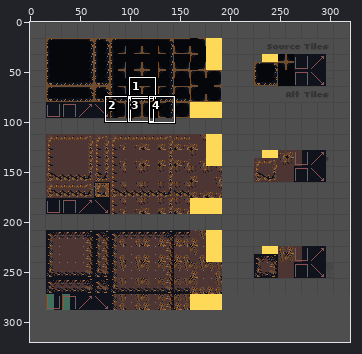
File history of a pixel-art file, addons/reptile/assets/topdown/cave_floor_pit_tiles-16.aseprite. The first picture is a wide view before the edit; the outline marks the close-up.
Close-up. Before the commit:
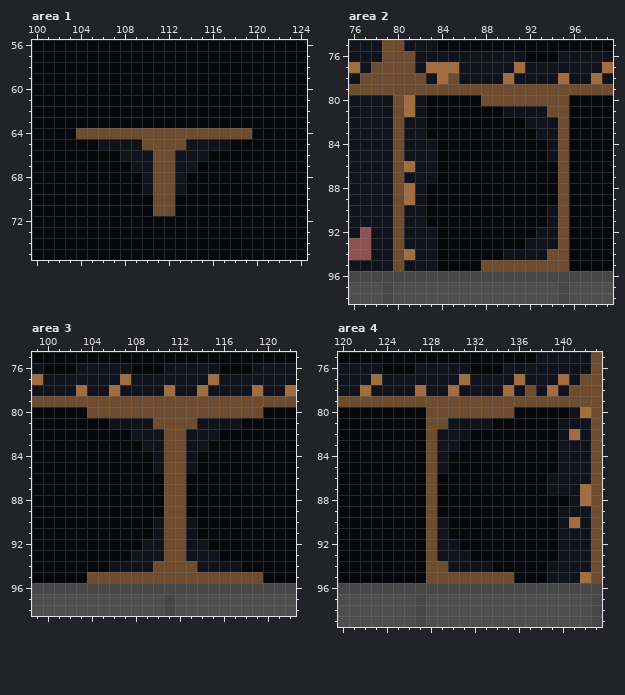
320x320 pixels, 1 frame. Colours within 5 levels of each other are drawn and written as one. Shown: area 1: x 100..124, y 56..75; area 2: x 76..99, y 75..98; area 3: x 99..122, y 75..98; area 4: x 120..143, y 75..99. The commit also changed other parts of the picture, which this record leaves out.
The result:
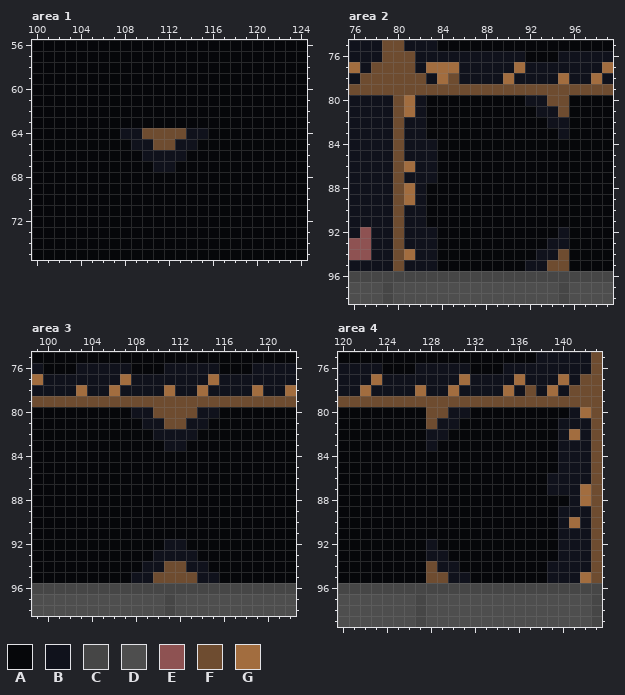
Palette (. is transparent): A #06070a  B #10121c  C #464646  D #4e4e4e  E #8e5252  F #6e4c30  G #a26d3f
The exact change:
--- area 1, layer "TILES"
@@ x 100..124 @@
 63 AAAAAAAAAAAAAAAAAAAAAAAAA
-64 AAAAFFFFFFFFFFFFFFFFAAAAA
-65 AAAAAABBBBFFFFBBBBAAAAAAA
-66 AAAAAAAABBBFFBBBAAAAAAAAA
-67 AAAAAAAAABBFFBBAAAAAAAAAA
-68 AAAAAAAAAABFFBAAAAAAAAAAA
-69 AAAAAAAAAABFFBAAAAAAAAAAA
-70 AAAAAAAAAAAFFAAAAAAAAAAAA
-71 AAAAAAAAAAAFFAAAAAAAAAAAA
+64 AAAAAAAABBFFFFBBAAAAAAAAA
+65 AAAAAAAAABBFFBBAAAAAAAAAA
+66 AAAAAAAAAABBBBAAAAAAAAAAA
+67 AAAAAAAAAAABBAAAAAAAAAAAA
+68 AAAAAAAAAAAAAAAAAAAAAAAAA
+69 AAAAAAAAAAAAAAAAAAAAAAAAA
+70 AAAAAAAAAAAAAAAAAAAAAAAAA
+71 AAAAAAAAAAAAAAAAAAAAAAAAA
 72 AAAAAAAAAAAAAAAAAAAAAAAAA
--- area 2, layer "TILES"
@@ x 86..97 @@
 79 FFFFFFFFFFFF
-80 AAFFFFFFFFAA
-81 AAAABBBBFFAA
-82 AAAAAABBBFAA
-83 AAAAAAABBFAA
-84 AAAAAAAABFAA
-85 AAAAAAAABFAA
-86 AAAAAAAAAFAA
-87 AAAAAAAAAFAA
-88 AAAAAAAAAFAA
-89 AAAAAAAAAFAA
-90 AAAAAAAABFAA
-91 AAAAAAAABFAA
-92 AAAAAAABBFAA
-93 AAAAAABBBFAA
-94 AAAABBBBFFAA
-95 AAFFFFFFFFAA
+80 AAAAAABBFFAA
+81 AAAAAAABBFAA
+82 AAAAAAAABBAA
+83 AAAAAAAAABAA
+84 AAAAAAAAAAAA
+85 AAAAAAAAAAAA
+86 AAAAAAAAAAAA
+87 AAAAAAAAAAAA
+88 AAAAAAAAAAAA
+89 AAAAAAAAAAAA
+90 AAAAAAAAAAAA
+91 AAAAAAAAAAAA
+92 AAAAAAAAABAA
+93 AAAAAAAABBAA
+94 AAAAAAABBFAA
+95 AAAAAABBFFAA
 96 CCCCCCCCCCCC
--- area 3, layer "TILES"
@@ x 99..122 @@
 79 FFFFFFFFFFFFFFFFFFFFFFFF
-80 AAAAAFFFFFFFFFFFFFFFFAAA
-81 AAAAAAABBBBFFFFBBBBAAAAA
-82 AAAAAAAAABBBFFBBBAAAAAAA
-83 AAAAAAAAAABBFFBBAAAAAAAA
-84 AAAAAAAAAAABFFBAAAAAAAAA
-85 AAAAAAAAAAABFFBAAAAAAAAA
-86 AAAAAAAAAAAAFFAAAAAAAAAA
-87 AAAAAAAAAAAAFFAAAAAAAAAA
-88 AAAAAAAAAAAAFFAAAAAAAAAA
-89 AAAAAAAAAAAAFFAAAAAAAAAA
-90 AAAAAAAAAAABFFBAAAAAAAAA
-91 AAAAAAAAAAABFFBAAAAAAAAA
-92 AAAAAAAAAABBFFBBAAAAAAAA
-93 AAAAAAAAABBBFFBBBAAAAAAA
-94 AAAAAAABBBBFFFFBBBBAAAAA
-95 AAAAAFFFFFFFFFFFFFFFFAAA
+80 AAAAAAAAABBFFFFBBAAAAAAA
+81 AAAAAAAAAABBFFBBAAAAAAAA
+82 AAAAAAAAAAABBBBAAAAAAAAA
+83 AAAAAAAAAAAABBAAAAAAAAAA
+84 AAAAAAAAAAAAAAAAAAAAAAAA
+85 AAAAAAAAAAAAAAAAAAAAAAAA
+86 AAAAAAAAAAAAAAAAAAAAAAAA
+87 AAAAAAAAAAAAAAAAAAAAAAAA
+88 AAAAAAAAAAAAAAAAAAAAAAAA
+89 AAAAAAAAAAAAAAAAAAAAAAAA
+90 AAAAAAAAAAAAAAAAAAAAAAAA
+91 AAAAAAAAAAAAAAAAAAAAAAAA
+92 AAAAAAAAAAAABBAAAAAAAAAA
+93 AAAAAAAAAAABBBBAAAAAAAAA
+94 AAAAAAAAAABBFFBBAAAAAAAA
+95 AAAAAAAAABBFFFFBBAAAAAAA
 96 CCCCCCCCCCCCCCCCCCCCCCCC
--- area 4, layer "TILES"
@@ x 126..137 @@
  79 FFFFFFFFFFFF
- 80 AAFFFFFFFFAA
- 81 AAFFBBBBAAAA
- 82 AAFBBBAAAAAA
- 83 AAFBBAAAAAAA
- 84 AAFBAAAAAAAA
- 85 AAFBAAAAAAAA
- 86 AAFAAAAAAAAA
- 87 AAFAAAAAAAAA
- 88 AAFAAAAAAAAA
- 89 AAFAAAAAAAAA
- 90 AAFBAAAAAAAA
- 91 AAFBAAAAAAAA
- 92 AAFBBAAAAAAA
- 93 AAFBBBAAAAAA
- 94 AAFFBBBBAAAA
- 95 AAFFFFFFFFAA
+ 80 AAFFBBAAAAAA
+ 81 AAFBBAAAAAAA
+ 82 AABBAAAAAAAA
+ 83 AABAAAAAAAAA
+ 84 AAAAAAAAAAAA
+ 85 AAAAAAAAAAAA
+ 86 AAAAAAAAAAAA
+ 87 AAAAAAAAAAAA
+ 88 AAAAAAAAAAAA
+ 89 AAAAAAAAAAAA
+ 90 AAAAAAAAAAAA
+ 91 AAAAAAAAAAAA
+ 92 AABAAAAAAAAA
+ 93 AABBAAAAAAAA
+ 94 AAFBBAAAAAAA
+ 95 AAFFBBAAAAAA
  96 CCCCCCCCCCCC
Boxes around the changes in both close-ups, in picture pixels (x1, y1, x2, y2):
changed: (76, 128, 252, 216)
changed: (481, 95, 569, 271)
changed: (87, 407, 263, 583)
changed: (426, 407, 514, 583)
